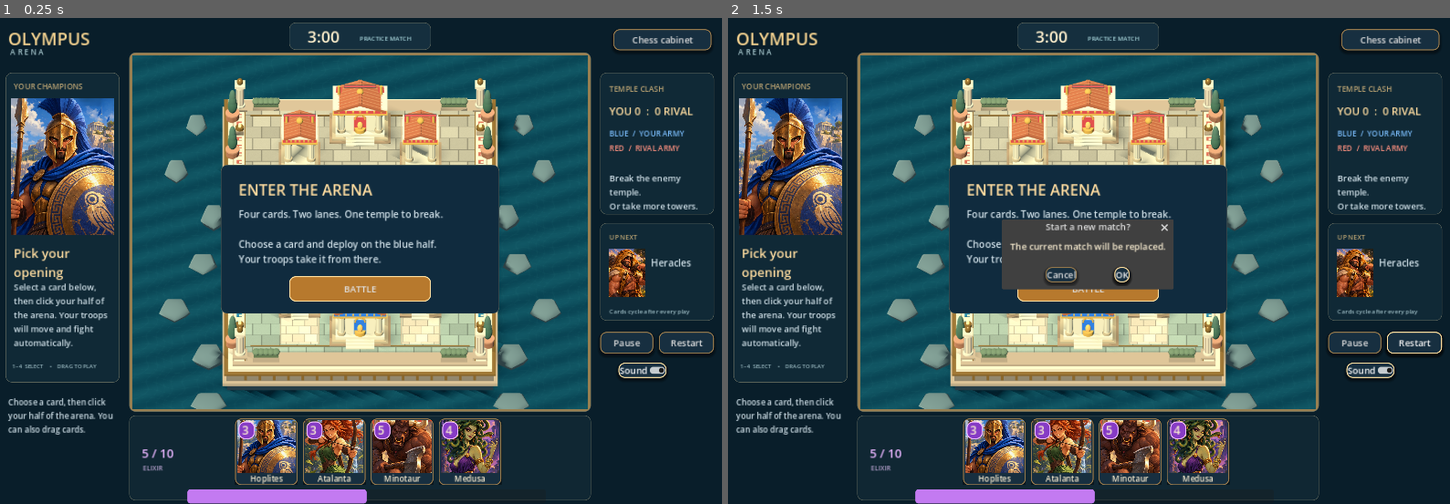
Above: before the commit, frames 1-2 (left to right).
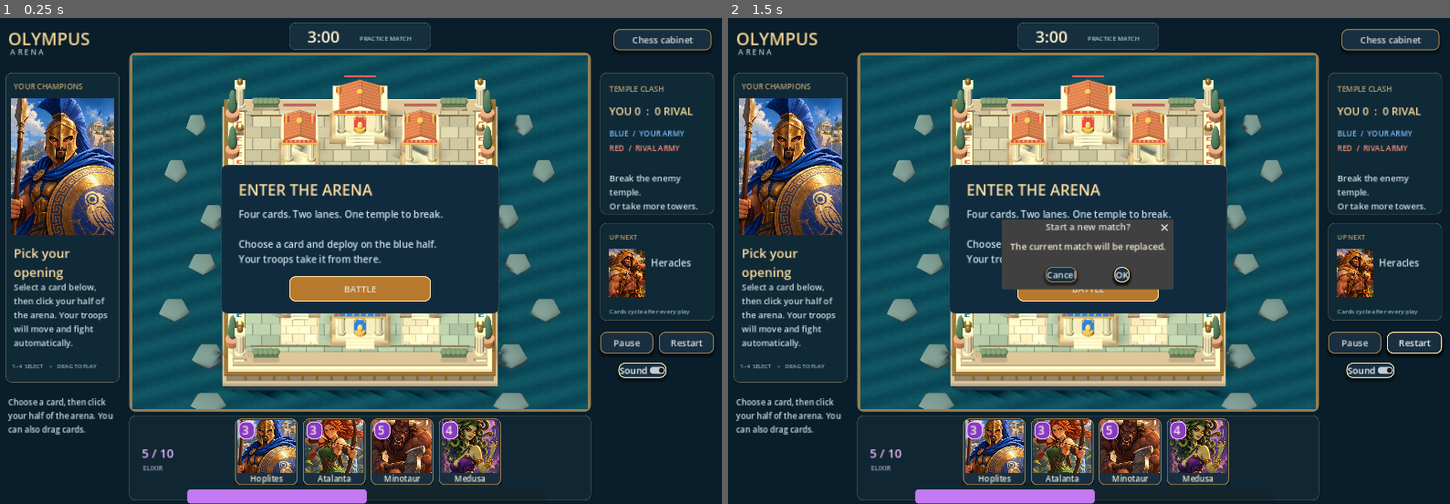
Above: after the commit, the same moments.

Repository: dancockrell/board-game-cabinet
Game: Godot game, scene res://app/olympus_arena.tscn
The game is run twice, just before and just after one commit, with the same random seed, the same clock (stepped at 60 frames per second) and the same inputs.
Inputs:
- Up to frame 1 (0.25 s): no input
- Up to frame 2 (1.5 s): click "Restart" at 0.5 s; click "Restart" at 1.25 s

The runs differ from the first frame. In frame 1, 0.2% of the frame differs, in the area x 39-61%, y 11-65%; in frame 2, 0.2%.

Commit message:
Keep shrine health visible at gameplay angle and refresh verified handoff

Diff:
--- a/presentation/olympus_arena_board.gd
+++ b/presentation/olympus_arena_board.gd
@@ -236,7 +236,7 @@
 		for i in 9:
 			var a := i*PI/8
 			_sphere(node,Vector3(.045,.07,.025),Vector3(cos(a)*.22,1.06+sin(a)*.24,.56),PALETTE.gold)
-	_add_health(node, 2.5, 1.4, team)
+	_add_health(node, 3.1, 1.4, team)
 	return node
 
 func _make_unit(kind: String, side: int) -> Node3D:
Binary file changed: docs/images/olympus-arena.png
Not shown, changed: docs/HANDOFF.md
